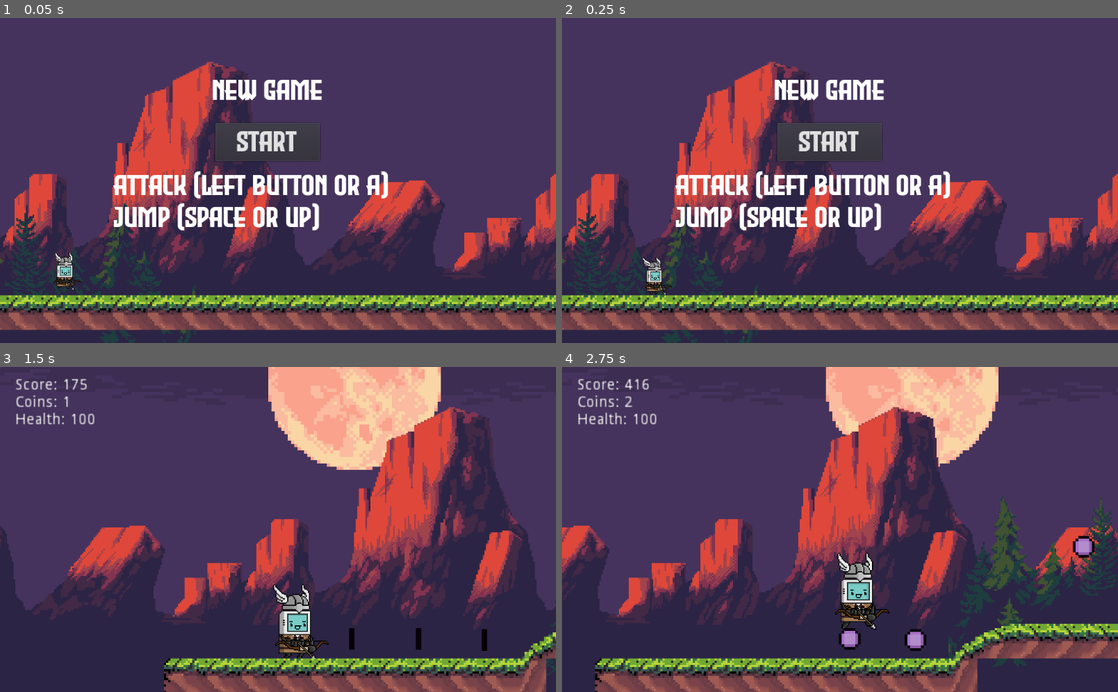
Above: before the commit, frames 1-4 (two rows, left to right).
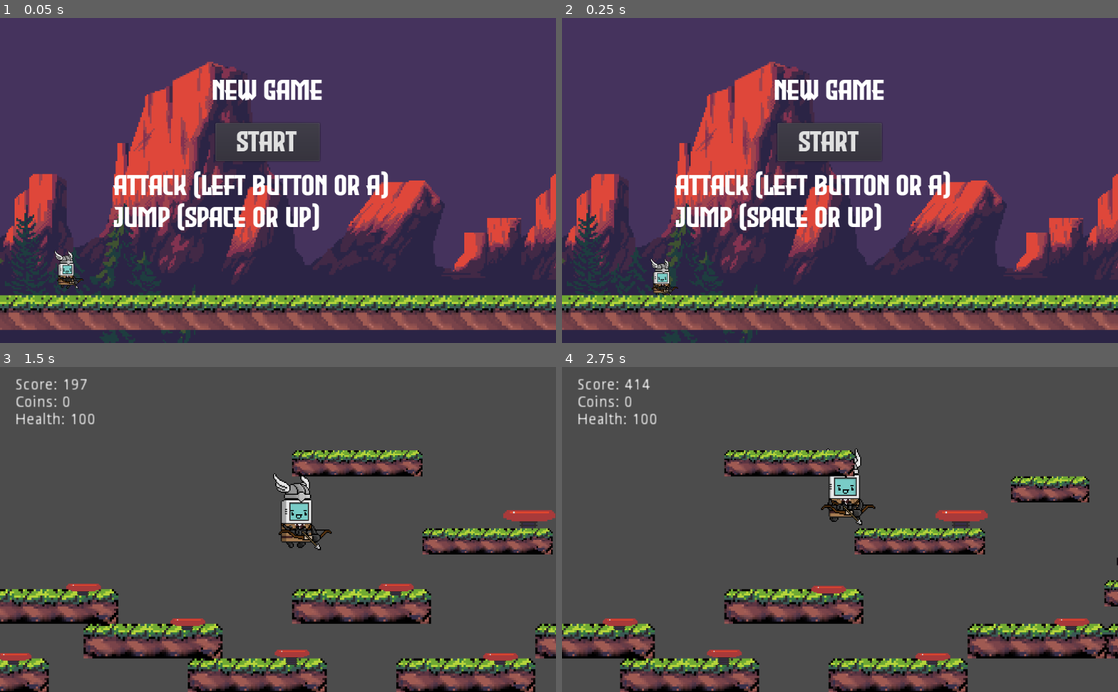
Above: after the commit, the same moments.

Repository: z-alzayer/Metaboy_GameJam
Game: Godot game, scene res://New_Game.tscn
Two runs of this game, one before a commit and one after it. Both use one fixed random seed, a clock stepped at 60 frames per second and the inputs below.
Inputs:
- Up to frame 1 (0.05 s): no input
- Up to frame 2 (0.25 s): no input
- Up to frame 3 (1.5 s): click "Start" at 0.5 s; hold Right (ui_right) from 1.28 s (still down)
- Up to frame 4 (2.75 s): keep holding Right (ui_right); tap Up (ui_up) at 1.52, 2.27 s

The runs differ from the first frame. In frame 1, 0.3% of the frame differs, in the area x 9-15%, y 71-84%; in frame 2, 0.4%; in frame 3, 96%, in the area x 0-100%, y 0-100%; in frame 4, 96%.

Commit message:
added procedural generation - semi functional

Diff:
--- /dev/null
+++ b/Metaboy_GameJam/3D_Metaboy.tscn
@@ -0,0 +1,14 @@
+[gd_scene load_steps=2 format=2]
+
+[ext_resource path="res://MetaBoy #825/MetaBoy #825.obj" type="ArrayMesh" id=1]
+
+[node name="3D_Metaboy" type="Spatial"]
+
+[node name="KinematicBody" type="KinematicBody" parent="."]
+
+[node name="CSGMesh" type="CSGMesh" parent="KinematicBody"]
+mesh = ExtResource( 1 )
+
+[node name="Camera" type="Camera" parent="KinematicBody"]
+transform = Transform( -1, 0, -8.74228e-08, 0, 1, 0, 8.74228e-08, 0, -1, 0, 4.41962, -4.37495 )
+fov = 126.562
--- a/Metaboy_GameJam/Bouncy.tscn
+++ b/Metaboy_GameJam/Bouncy.tscn
@@ -23,6 +23,7 @@
 extents = Vector2( 15, 5.5 )
 
 [node name="Bouncy" type="StaticBody2D"]
+scale = Vector2( 2, 2 )
 script = ExtResource( 10 )
 
 [node name="AnimatedSprite" type="AnimatedSprite" parent="."]
--- a/Metaboy_GameJam/Button.gd
+++ b/Metaboy_GameJam/Button.gd
@@ -17,4 +17,4 @@
 
 
 func _on_Button_pressed():
-	get_tree().change_scene("res://Level.tscn")
+	get_tree().change_scene("res://Level2.tscn")
--- a/Metaboy_GameJam/Level.tscn
+++ b/Metaboy_GameJam/Level.tscn
@@ -439,191 +439,144 @@
 
 [node name="Bouncy" parent="BouncingPlatforms" instance=ExtResource( 4 )]
 position = Vector2( 959, 422 )
-scale = Vector2( 2, 2 )
 
 [node name="Bouncy5" parent="BouncingPlatforms" instance=ExtResource( 4 )]
 position = Vector2( 2905, 410 )
-scale = Vector2( 2, 2 )
 
 [node name="Bouncy12" parent="BouncingPlatforms" instance=ExtResource( 4 )]
 position = Vector2( 2471, 537 )
-scale = Vector2( 2, 2 )
 
 [node name="Bouncy6" parent="BouncingPlatforms" instance=ExtResource( 4 )]
 position = Vector2( 3049, 465 )
-scale = Vector2( 2, 2 )
 
 [node name="Bouncy18" parent="BouncingPlatforms" instance=ExtResource( 4 )]
 position = Vector2( 3132, 499 )
-scale = Vector2( 2, 2 )
 
 [node name="Bouncy19" parent="BouncingPlatforms" instance=ExtResource( 4 )]
 position = Vector2( 3210, 528 )
-scale = Vector2( 2, 2 )
 
 [node name="Bouncy20" parent="BouncingPlatforms" instance=ExtResource( 4 )]
 position = Vector2( 3286, 564 )
-scale = Vector2( 2, 2 )
 
 [node name="Bouncy21" parent="BouncingPlatforms" instance=ExtResource( 4 )]
 position = Vector2( 3370, 606 )
-scale = Vector2( 2, 2 )
 
 [node name="Bouncy22" parent="BouncingPlatforms" instance=ExtResource( 4 )]
 position = Vector2( 3458, 645 )
-scale = Vector2( 2, 2 )
 
 [node name="Bouncy23" parent="BouncingPlatforms" instance=ExtResource( 4 )]
 position = Vector2( 3355, 406 )
-scale = Vector2( 2, 2 )
 
 [node name="Bouncy24" parent="BouncingPlatforms" instance=ExtResource( 4 )]
 position = Vector2( 3577, 639 )
-scale = Vector2( 2, 2 )
 
 [node name="Bouncy25" parent="BouncingPlatforms" instance=ExtResource( 4 )]
 position = Vector2( 3684, 587 )
-scale = Vector2( 2, 2 )
 
 [node name="Bouncy26" parent="BouncingPlatforms" instance=ExtResource( 4 )]
 position = Vector2( 3783, 611 )
-scale = Vector2( 2, 2 )
 
 [node name="Bouncy27" parent="BouncingPlatforms" instance=ExtResource( 4 )]
 position = Vector2( 3869, 618 )
-scale = Vector2( 2, 2 )
 
 [node name="Bouncy28" parent="BouncingPlatforms" instance=ExtResource( 4 )]
 position = Vector2( 3965, 626 )
-scale = Vector2( 2, 2 )
 
 [node name="Bouncy35" parent="BouncingPlatforms" instance=ExtResource( 4 )]
 position = Vector2( 4768, 407 )
-scale = Vector2( 2, 2 )
 
 [node name="Bouncy36" parent="BouncingPlatforms" instance=ExtResource( 4 )]
 position = Vector2( 6092, 287 )
-scale = Vector2( 2, 2 )
 
 [node name="Bouncy38" parent="BouncingPlatforms" instance=ExtResource( 4 )]
 position = Vector2( 6388, 198 )
-scale = Vector2( 2, 2 )
 
 [node name="Bouncy41" parent="BouncingPlatforms" instance=ExtResource( 4 )]
 position = Vector2( 7125, 270 )
-scale = Vector2( 2, 2 )
 
 [node name="Bouncy42" parent="BouncingPlatforms" instance=ExtResource( 4 )]
 position = Vector2( 7623, 255 )
-scale = Vector2( 2, 2 )
 
 [node name="Bouncy43" parent="BouncingPlatforms" instance=ExtResource( 4 )]
 position = Vector2( 7763, 336 )
-scale = Vector2( 2, 2 )
 
 [node name="Bouncy44" parent="BouncingPlatforms" instance=ExtResource( 4 )]
 position = Vector2( 7863, 285 )
-scale = Vector2( 2, 2 )
 
 [node name="Bouncy45" parent="BouncingPlatforms" instance=ExtResource( 4 )]
 position = Vector2( 7960, 238 )
-scale = Vector2( 2, 2 )
 
 [node name="Bouncy46" parent="BouncingPlatforms" instance=ExtResource( 4 )]
 position = Vector2( 8070, 240 )
-scale = Vector2( 2, 2 )
 
 [node name="Bouncy47" parent="BouncingPlatforms" instance=ExtResource( 4 )]
 position = Vector2( 8170, 242 )
-scale = Vector2( 2, 2 )
 
 [node name="Bouncy49" parent="BouncingPlatforms" instance=ExtResource( 4 )]
 position = Vector2( 10306, 228 )
-scale = Vector2( 2, 2 )
 
 [node name="Bouncy48" parent="BouncingPlatforms" instance=ExtResource( 4 )]
 position = Vector2( 9089, 224 )
-scale = Vector2( 2, 2 )
 
 [node name="Bouncy39" parent="BouncingPlatforms" instance=ExtResource( 4 )]
 position = Vector2( 6659, 377 )
-scale = Vector2( 2, 2 )
 
 [node name="Bouncy40" parent="BouncingPlatforms" instance=ExtResource( 4 )]
 position = Vector2( 6471, 196 )
-scale = Vector2( 2, 2 )
 
 [node name="Bouncy37" parent="BouncingPlatforms" instance=ExtResource( 4 )]
 position = Vector2( 4767, 295 )
-scale = Vector2( 2, 2 )
 
 [node name="Bouncy29" parent="BouncingPlatforms" instance=ExtResource( 4 )]
 position = Vector2( 4055, 582 )
-scale = Vector2( 2, 2 )
 
 [node name="Bouncy30" parent="BouncingPlatforms" instance=ExtResource( 4 )]
 position = Vector2( 4054, 521 )
-scale = Vector2( 2, 2 )
 
 [node name="Bouncy34" parent="BouncingPlatforms" instance=ExtResource( 4 )]
 position = Vector2( 4057, 462 )
-scale = Vector2( 2, 2 )
 
 [node name="Bouncy31" parent="BouncingPlatforms" instance=ExtResource( 4 )]
 position = Vector2( 4514, 327 )
-scale = Vector2( 2, 2 )
 
 [node name="Bouncy32" parent="BouncingPlatforms" instance=ExtResource( 4 )]
 position = Vector2( 4624, 325 )
-scale = Vector2( 2, 2 )
 
 [node name="Bouncy33" parent="BouncingPlatforms" instance=ExtResource( 4 )]
 position = Vector2( 4953, 383 )
-scale = Vector2( 2, 2 )
 
 [node name="Bouncy3" parent="BouncingPlatforms" instance=ExtResource( 4 )]
 position = Vector2( 1598, 622 )
-scale = Vector2( 2, 2 )
 
 [node name="Bouncy14" parent="BouncingPlatforms" instance=ExtResource( 4 )]
 position = Vector2( 1674, 622 )
-scale = Vector2( 2, 2 )
 
 [node name="Bouncy15" parent="BouncingPlatforms" instance=ExtResource( 4 )]
 position = Vector2( 1744, 621 )
-scale = Vector2( 2, 2 )
 
 [node name="Bouncy13" parent="BouncingPlatforms" instance=ExtResource( 4 )]
 position = Vector2( 1526, 622 )
-scale = Vector2( 2, 2 )
 
 [node name="Bouncy4" parent="BouncingPlatforms" instance=ExtResource( 4 )]
 position = Vector2( 1494, 352 )
-scale = Vector2( 2, 2 )
 
 [node name="Bouncy8" parent="BouncingPlatforms" instance=ExtResource( 4 )]
 position = Vector2( 1750, 445 )
-scale = Vector2( 2, 2 )
 
 [node name="Bouncy9" parent="BouncingPlatforms" instance=ExtResource( 4 )]
 position = Vector2( 2001, 484 )
-scale = Vector2( 2, 2 )
 
 [node name="Bouncy16" parent="BouncingPlatforms" instance=ExtResource( 4 )]
 position = Vector2( 2372, 351 )
-scale = Vector2( 2, 2 )
 
 [node name="Bouncy17" parent="BouncingPlatforms" instance=ExtResource( 4 )]
 position = Vector2( 2262, 351 )
-scale = Vector2( 2, 2 )
 
 [node name="Bouncy11" parent="BouncingPlatforms" instance=ExtResource( 4 )]
 position = Vector2( 2147, 549 )
-scale = Vector2( 2, 2 )
 
 [node name="Bouncy10" parent="BouncingPlatforms" instance=ExtResource( 4 )]
 position = Vector2( 2227, 710 )
-scale = Vector2( 2, 2 )
 
 [node name="Enemies" type="Node2D" parent="."]
 
--- /dev/null
+++ b/Metaboy_GameJam/Level2.gd
@@ -0,0 +1,85 @@
+extends Node2D
+
+
+# Declare member variables here. Examples:
+# var a = 2
+# var b = "text"
+
+onready var tile = $TileMap
+var counter
+var final_x_distance = 0
+onready var player = $Player
+var made_tile = true
+var tile_pos
+var rand_y
+var y_pos
+var level_chunk = load("res://Level_Chunks/Level_Chunk_1.tscn")
+var level_chunk2 = load("res://Level_Chunks/Level_Chunk_2.tscn")
+var random = RandomNumberGenerator.new()
+var time_sum = 0
+var bouncy = load("res://Bouncy.tscn")
+var bounce_pos_gen
+
+#random.randomize()
+
+func make_platform(x, y, length):
+	tile.set_cell(x, y, 24)
+	counter = 1
+	while counter < length:
+		tile.set_cell(x + counter, y, 25)
+		counter += 1
+	tile.set_cell(x + counter, y, 27)
+
+	bounce_pos_gen = tile.to_global(tile.map_to_world(Vector2(x+counter , y)))
+	final_x_distance = x + counter
+	return final_x_distance
+
+func add_chunk(pos):
+	var chunk = level_chunk.instance()
+	chunk.position = pos
+	add_child(chunk)
+
+func add_chunk_2(pos):
+	var chunk = level_chunk2.instance()
+	chunk.position = pos
+	add_child(chunk)
+
+func make_platform_bouncy(rand_y):
+	var bouncer = bouncy.instance()
+	add_child(bouncer)
+	print(bounce_pos_gen)
+	bouncer.position = bounce_pos_gen
+	bouncer.position.y -= 20
+	print(bouncer.position)
+# Called when the node enters the scene tree for the first time.
+func _ready():
+	#final_x_distance = make_platform(final_x_distance, 5, 	(randi() % 20))
+	final_x_distance = make_platform(final_x_distance , 9, 3)
+	tile_pos = tile.world_to_map(player.position).x - 10
+	y_pos = 9
+	add_chunk(Vector2(0,0))
+	add_chunk_2(Vector2(700, 0))
+
+func _process(delta):
+
+	if player.position.x > tile_pos and made_tile:
+		rand_y = randi() % 3
+		final_x_distance = make_platform(final_x_distance + tile_pos , y_pos - rand_y, 	3)
+		#if rand_y >= 0:
+		make_platform_bouncy(rand_y)
+		made_tile = false
+	if int(player.position.x) % int(500) == 0:
+		add_chunk_2(Vector2(player.position.x + 500, 0))
+	if int(player.position.x) % int(300) == 0:
+		add_chunk(Vector2(player.position.x + 500, 0))
+		#print(player.position.x)
+		made_tile = false
+	time_sum += delta
+	if int(time_sum) % 50 == 0:
+		made_tile = true
+		tile_pos = tile.world_to_map(player.position).x
+
+		#print(tile_pos)
+# Called every frame. 'delta' is the elapsed time since the previous frame.
+#func _process(delta):
+#	pass
--- /dev/null
+++ b/Metaboy_GameJam/Level2.tscn
@@ -0,0 +1,38 @@
+[gd_scene load_steps=7 format=2]
+
+[ext_resource path="res://Level2.gd" type="Script" id=1]
+[ext_resource path="res://grassy_tiles.tres" type="TileSet" id=2]
+[ext_resource path="res://Camera2D.gd" type="Script" id=3]
+[ext_resource path="res://Player.tscn" type="PackedScene" id=4]
+[ext_resource path="res://UserInterface.tscn" type="PackedScene" id=5]
+[ext_resource path="res://Variables.gd" type="Script" id=6]
+
+[node name="Level2" type="Node2D"]
+script = ExtResource( 1 )
+
+[node name="TileMap" type="TileMap" parent="."]
+scale = Vector2( 4, 4 )
+tile_set = ExtResource( 2 )
+cell_size = Vector2( 16, 16 )
+format = 1
+
+[node name="Camera2D" type="Camera2D" parent="."]
+position = Vector2( -24, 338 )
+scale = Vector2( 2, 2 )
+current = true
+script = ExtResource( 3 )
+
+[node name="UserInterface" parent="Camera2D" instance=ExtResource( 5 )]
+anchor_right = 0.0
+anchor_bottom = 0.0
+margin_left = -242.5
+margin_top = -139.5
+margin_right = -242.5
+margin_bottom = -139.5
+
+[node name="Player" parent="." groups=["Player"] instance=ExtResource( 4 )]
+position = Vector2( -2, 284 )
+scale = Vector2( 2, 2 )
+
+[node name="Variables" type="Node2D" parent="."]
+script = ExtResource( 6 )
--- /dev/null
+++ b/Metaboy_GameJam/Level_Chunks/Level_Chunk_1.tscn
@@ -0,0 +1,17 @@
+[gd_scene load_steps=3 format=2]
+
+[ext_resource path="res://grassy_tiles.tres" type="TileSet" id=1]
+[ext_resource path="res://Bouncy.tscn" type="PackedScene" id=2]
+
+[node name="Node2D" type="Node2D"]
+
+[node name="TileMap" type="TileMap" parent="."]
+scale = Vector2( 3, 3 )
+tile_set = ExtResource( 1 )
+cell_size = Vector2( 16, 16 )
+format = 1
+tile_data = PoolIntArray( 262148, 24, 0, 262149, 25, 0, 262150, 25, 0, 262151, 25, 0, 262152, 27, 0, 327695, 24, 0, 327696, 25, 0, 327697, 27, 0, 458761, 24, 0, 458762, 25, 0, 458763, 25, 0, 458764, 25, 0, 458765, 27, 0 )
+
+[node name="Bouncy" parent="TileMap" instance=ExtResource( 2 )]
+position = Vector2( 209.667, 95.6667 )
+scale = Vector2( 1, 1 )
--- /dev/null
+++ b/Metaboy_GameJam/Level_Chunks/Level_Chunk_2.tscn
@@ -0,0 +1,47 @@
+[gd_scene load_steps=5 format=2]
+
+[ext_resource path="res://grassy_tiles.tres" type="TileSet" id=1]
+[ext_resource path="res://Bouncy.tscn" type="PackedScene" id=2]
+[ext_resource path="res://Coin.tscn" type="PackedScene" id=3]
+[ext_resource path="res://Donut.tscn" type="PackedScene" id=4]
+
+[node name="Node2D" type="Node2D"]
+
+[node name="TileMap" type="TileMap" parent="."]
+scale = Vector2( 3, 3 )
+tile_set = ExtResource( 1 )
+cell_size = Vector2( 16, 16 )
+format = 1
+tile_data = PoolIntArray( 327695, 24, 0, 327696, 25, 0, 327697, 27, 0, 589828, 24, 0, 589829, 25, 0, 589830, 25, 0, 589831, 25, 0, 589832, 25, 0, 589833, 26, 0 )
+
+[node name="Coin" parent="." instance=ExtResource( 3 )]
+position = Vector2( 229, 397 )
+scale = Vector2( 3.5, 3.5 )
+
+[node name="Coin2" parent="." instance=ExtResource( 3 )]
+position = Vector2( 273, 397 )
+scale = Vector2( 3.5, 3.5 )
+
+[node name="Coin3" parent="." instance=ExtResource( 3 )]
+position = Vector2( 317, 397 )
+scale = Vector2( 3.5, 3.5 )
+
+[node name="Coin4" parent="." instance=ExtResource( 3 )]
+position = Vector2( 363, 397 )
+scale = Vector2( 3.5, 3.5 )
+
+[node name="Coin5" parent="." instance=ExtResource( 3 )]
+position = Vector2( 411, 397 )
+scale = Vector2( 3.5, 3.5 )
+
+[node name="Donut" parent="." instance=ExtResource( 4 )]
+position = Vector2( 922, 157 )
+scale = Vector2( 3, 3 )
+
+[node name="Bouncy2" parent="." instance=ExtResource( 2 )]
+position = Vector2( 633, 282 )
+scale = Vector2( 3, 3 )
+
+[node name="Bouncy" parent="." instance=ExtResource( 2 )]
+position = Vector2( 529, 354 )
+scale = Vector2( 3, 3 )
--- a/Metaboy_GameJam/Player.gd
+++ b/Metaboy_GameJam/Player.gd
@@ -2,13 +2,14 @@
 
 # Adjustable variables of the player
 # export is used to allow to edit the values outside the script
-export var speed = 250 # The speed of the character
+export var speed = 300 # The speed of the character
 export var gravity = 40 # The gravity of the character
 export var jumpforce = 700 # The jump force of the character
 onready var player_vars = get_node("../Variables")
 onready var animation = $AnimatedSprite
 onready var atk_timer = $AttackTimer
 onready var win_pos = get_node("../Position2D")
+onready var attack_pos = get_node("Position2D")
 const arrow = preload("res://Arrow.tscn")
 
 var attack_possible = true
@@ -22,6 +23,7 @@
 func makeArrow():
 	if attack_possible:
 		var arrow_inst = arrow.instance()
+		arrow_inst.position = attack_pos.position
 #		arrow_inst.position.x = self.position.x + 0.01
 		self.add_child(arrow_inst)
 		attack_possible = false
--- a/Metaboy_GameJam/Player.tscn
+++ b/Metaboy_GameJam/Player.tscn
@@ -69,11 +69,14 @@
 [node name="AnimatedSprite" type="AnimatedSprite" parent="."]
 frames = SubResource( 13 )
 animation = "run"
-frame = 2
+frame = 4
 playing = true
 
 [node name="AttackTimer" type="Timer" parent="."]
 autostart = true
 
+[node name="Position2D" type="Position2D" parent="."]
+position = Vector2( 28, 0 )
+
 [connection signal="animation_finished" from="AnimatedSprite" to="." method="_on_AnimatedSprite_animation_finished"]
 [connection signal="timeout" from="AttackTimer" to="." method="_on_AttackTimer_timeout"]
--- a/Metaboy_GameJam/project.godot
+++ b/Metaboy_GameJam/project.godot
@@ -13,6 +13,10 @@
 config/name="Metaboy_GameJam"
 run/main_scene="res://New_Game.tscn"
 config/icon="res://icon.png"
+
+[global]
+
+display=false
 
 [gui]
 
Binary file added: Metaboy_GameJam/MetaBoy #825/Arms_Diffuse_Map.png
Not shown, added: Metaboy_GameJam/MetaBoy #825/Arms_Diffuse_Map.png.import
Binary file added: Metaboy_GameJam/MetaBoy #825/Binoculars_Diffuse.png
Not shown, added: Metaboy_GameJam/MetaBoy #825/Binoculars_Diffuse.png.import
Binary file added: Metaboy_GameJam/MetaBoy #825/Gentleman_Diffuse_Map.png
Not shown, added: Metaboy_GameJam/MetaBoy #825/Gentleman_Diffuse_Map.png.import
Binary file added: Metaboy_GameJam/MetaBoy #825/HappyFace.png
Not shown, added: Metaboy_GameJam/MetaBoy #825/HappyFace.png.import
Binary file added: Metaboy_GameJam/MetaBoy #825/Legs_Diffuse_Map.png
Not shown, added: Metaboy_GameJam/MetaBoy #825/Legs_Diffuse_Map.png.import
Not shown, added: Metaboy_GameJam/MetaBoy #825/MetaBoy #825.mtl
Not shown, added: Metaboy_GameJam/MetaBoy #825/MetaBoy #825.obj
(and 9 more such lines)
